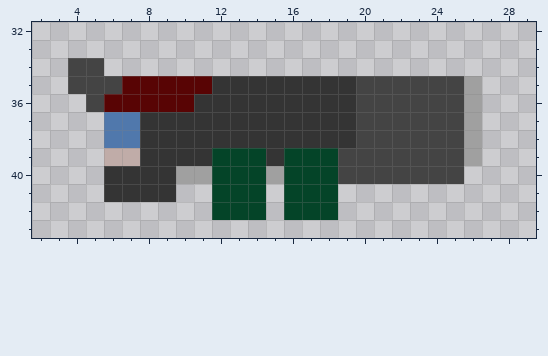
Pixel-art sprite -- Resources/Weapons_Compilation/XComWeapons/floorob_TaserCannon.png. Above is the file before it was changed.
The file is 32x48 pixels. Shown: x 2..29, y 32..43.
The result:
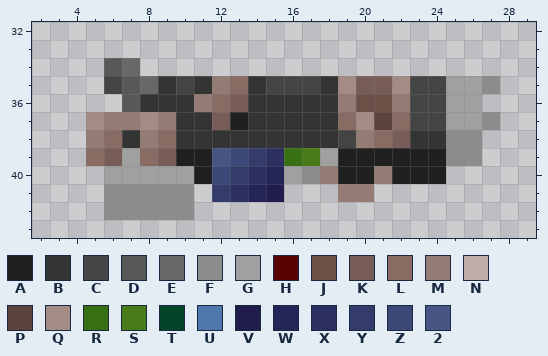
Palette (. is transparent): A #202020  B #343434  C #444444  D #585858  E #686868  F #8c8c8c  G #a0a0a0  H #580404  J #6c5048  K #785c58  L #886c64  M #947c74  N #c0aca8  P #5c443c  Q #a48c84  R #387014  S #487c18  T #044428  U #5078ac  V #201c4c  W #242458  X #2c3060  Y #343c6c  Z #3c4878  2 #485484
From the commit log: Better Taser Cannon graphics (by Brain_322)
The edit:
@@ x 2..29 @@
 33 ............................
-34 ..CC........................
-35 ..CCCHHHHHBBBBBBBBCCCCCCG...
-36 ...CHHHHHBBBBBBBBBCCCCCCG...
-37 ....UUBBBBBBBBBBBBCCCCCCG...
-38 ....UUBBBBBBBBBBBBCCCCCCG...
-39 ....NNBBBBTTTBTTTCCCCCCCG...
-40 ....BBBBGGTTTGTTTCCCCCCC....
-41 ....BBBB..TTT.TTT...........
-42 ..........TTT.TTT...........
+34 ....DE......................
+35 ....CDEBCBMLBCCCBQKKQCCGGF..
+36 .....DBBBMLKBBBBBMJJMCCGG...
+37 ...QMMQMBBKABBBBBLQPLCCGGF..
+38 ...MLBMLBBBBBBBBBCMLKBBFF...
+39 ...LKGLKAA2ZYXRSGAAAAAAFF...
+40 ....GGGGGAZYXWGFMAAMAAA.....
+41 ....FFFFF.YXWV...MM.........
+42 ....FFFFF...................
 43 ............................
